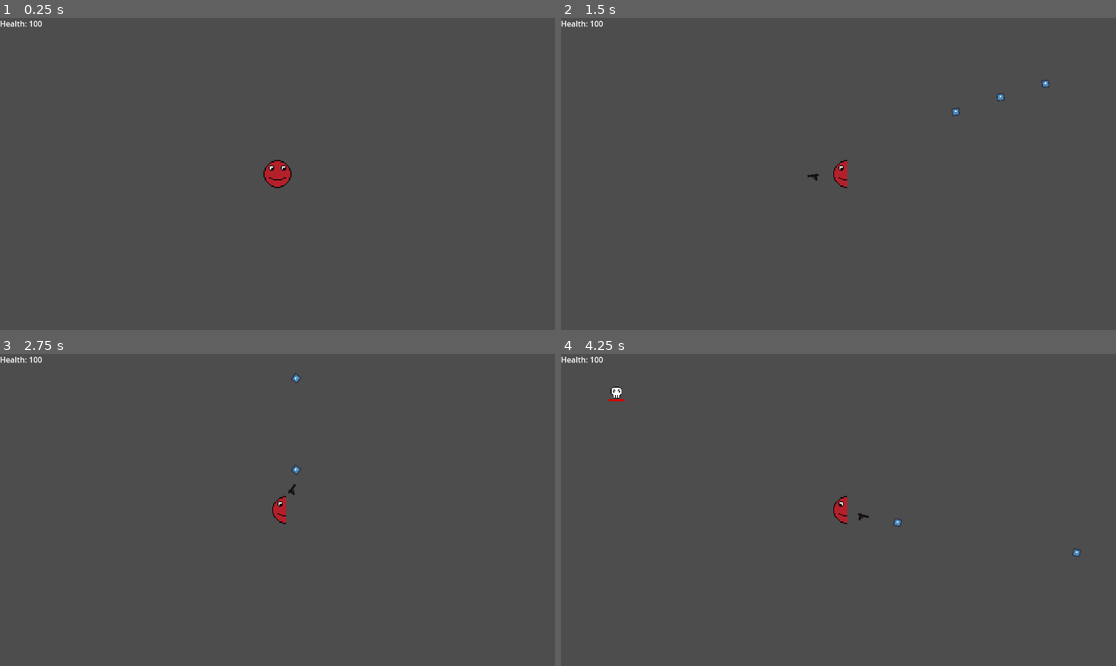
Above: before the commit, frames 1-4 (two rows, left to right).
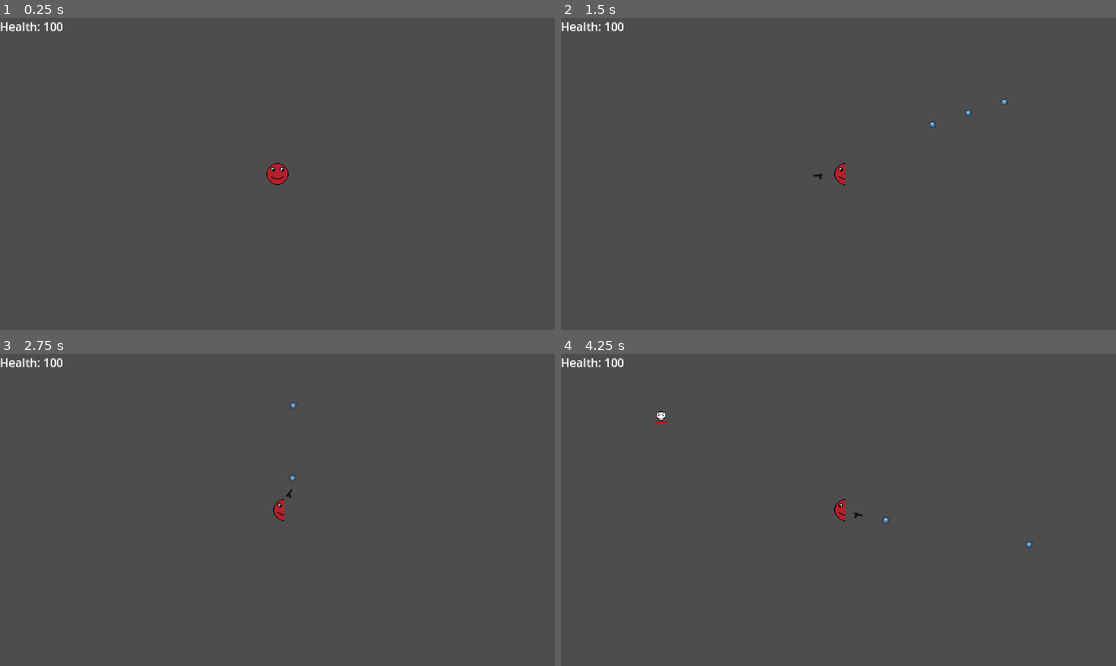
Above: after the commit, the same moments.

Repository: Techtix0/horde_survivor
Game: Godot game, scene res://src/level_01.tscn
Same seed, same stepped clock (60 frames per second), same inputs: the game is played once before the commit and once after it. The engine's default icon, where the game draws it, is replaced by a stand-in: a white triangle on a blue panel in a dark square.
Inputs (mouse positions are in pixels of both pictures, inside the frame that each line leads up to):
- Up to frame 1 (0.25 s): no input
- Up to frame 2 (1.5 s): tap Enter at 0.5 s; move the mouse to (960, 158) at 0.52 s; press the mouse at (960, 158) at 0.53 s; hold D (right) 0.53-1.28 s; move the mouse to (727, 189) at 1.27 s; release the mouse at (727, 189) at 1.28 s; hold S (down) from 1.28 s (still down); click (727, 189) at 1.35 s
- Up to frame 3 (2.75 s): move the mouse to (333, 441) at 2.02 s; release S (down) at 2.03 s; press the mouse at (333, 441) at 2.03 s; hold D (right) from 2.03 s (still down)
- Up to frame 4 (4.25 s): move the mouse to (810, 572) at 2.77 s; release D (right) at 2.78 s; release the mouse at (810, 572) at 2.78 s; hold W (up) 2.78-3.53 s; click (810, 572) at 2.85 s; tap Space at 3.5 s; move the mouse to (1005, 556) at 3.52 s; press the mouse at (1005, 556) at 3.53 s; hold A (left) from 3.53 s (still down)

The runs differ from the first frame. In frame 1, 0.4% of the frame differs, in the area x 0-53%, y 0-55%; in frame 2, 0.5%; in frame 3, 0.4%; in frame 4, 0.6%, in the area x 0-94%, y 0-66%.

Commit message:
Update: enemies freeze after attacking

Diff:
--- a/src/level_01.tscn
+++ b/src/level_01.tscn
@@ -13,7 +13,6 @@
 position = Vector2(445, 269)
 
 [node name="Camera2D" type="Camera2D" parent="Player"]
-zoom = Vector2(1.5, 1.5)
+zoom = Vector2(1.2, 1.2)
 
 [node name="EnemySpawnPoint" type="Marker2D" parent="."]
-position = Vector2(137, 284)
--- a/src/scenes/enemies/basic_enemy.gd
+++ b/src/scenes/enemies/basic_enemy.gd
@@ -8,6 +8,7 @@
 var health: int
 var player_in_range: bool = false
 var damage_cooldown: float = 0
+var has_attacked: bool = false
 
 func _ready() -> void:
 	self.add_to_group("Enemies")
@@ -22,14 +23,18 @@
 func _physics_process(delta: float) -> void:
 	damage_cooldown -= delta
 
-	# Move towards the player
-	velocity = position.direction_to(PlayerManager.player.position) * move_speed
-	move_and_slide()
-
 	# If player is in range deal damage
 	if player_in_range && damage_cooldown <= 0:
 		damage_cooldown = damage_interval
 		PlayerManager.take_damage(damage)
+		has_attacked = true
+		await get_tree().create_timer(1).timeout
+		has_attacked = false
+
+	# Move towards the player
+	velocity = position.direction_to(PlayerManager.player.position) * move_speed * int(!has_attacked)
+	move_and_slide()
+
 
 func on_body_entered(body: Node2D) -> void:
 	# Set player in range check to true if player enters attack range
--- a/src/scenes/hud/player_hud.tscn
+++ b/src/scenes/hud/player_hud.tscn
@@ -3,6 +3,8 @@
 [ext_resource type="Script" uid="uid://d2y7c5pumcck5" path="res://src/scenes/hud/player_hud.gd" id="1_tx41k"]
 
 [node name="PlayerHud" type="CanvasLayer"]
+scale = Vector2(1.5, 1.5)
+transform = Transform2D(1.5, 0, 0, 1.5, 0, 0)
 script = ExtResource("1_tx41k")
 
 [node name="PlayerInfo" type="VBoxContainer" parent="."]
--- a/src/scenes/player/player.tscn
+++ b/src/scenes/player/player.tscn
@@ -46,7 +46,7 @@
 [node name="Player" type="CharacterBody2D"]
 collision_mask = 2
 script = ExtResource("1_qopur")
-iframe_time = 1.0
+iframe_time = 0.4
 
 [node name="WeaponPosition" type="Marker2D" parent="."]
 script = ExtResource("2_6gf5d")
